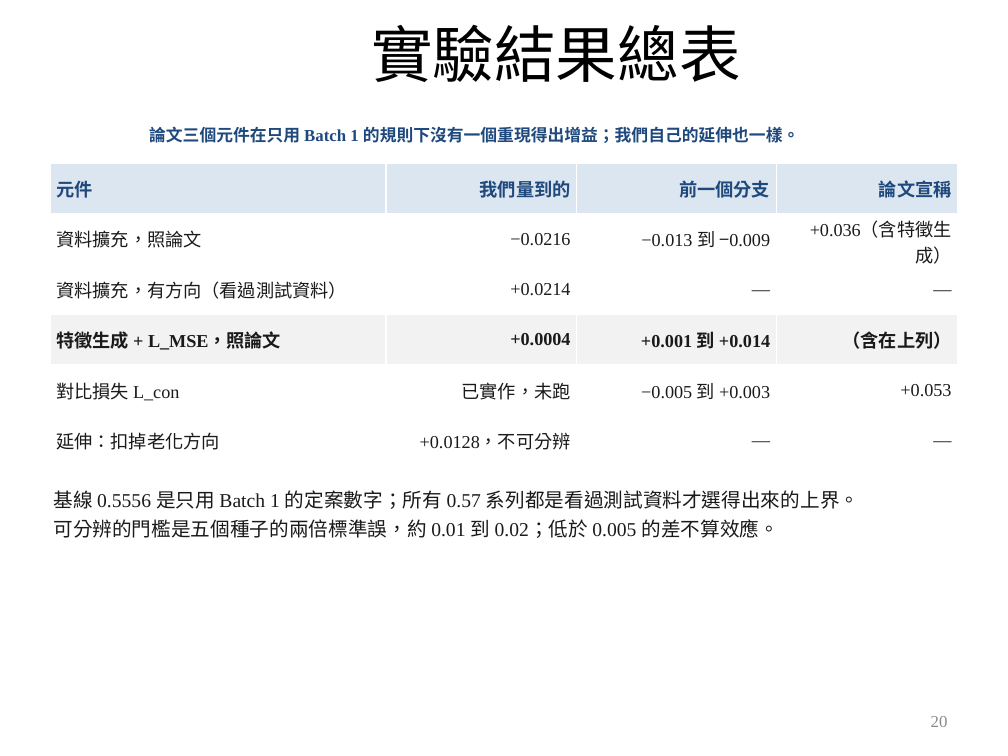
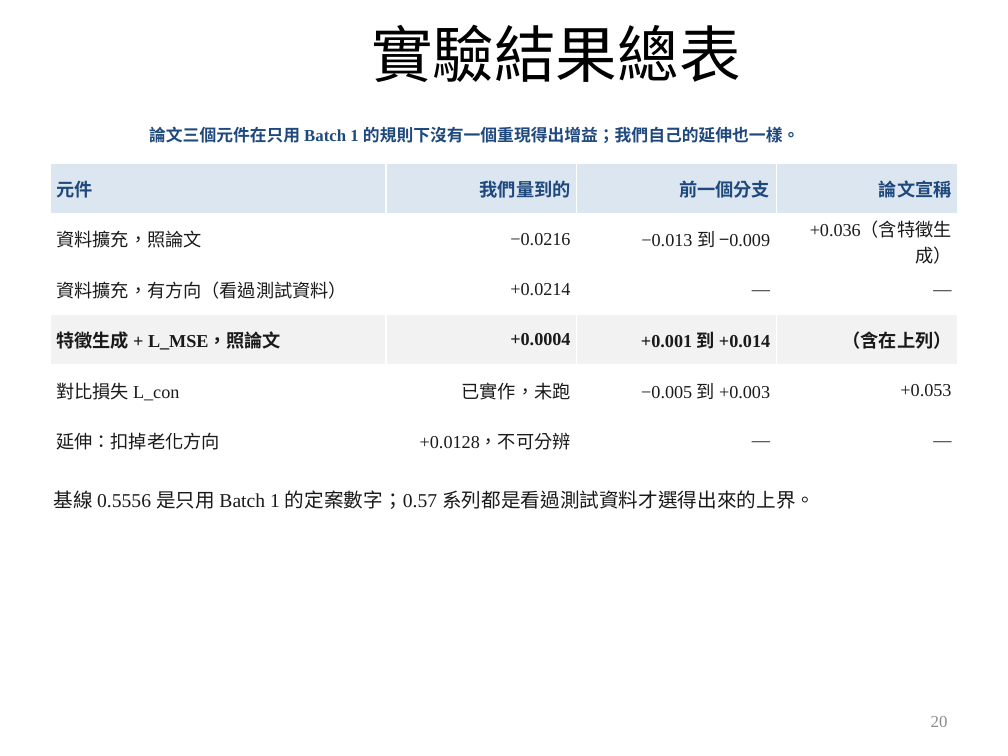
Before and after one commit to wintera1233/cdcnn, a slide deck: slide 20 of reports/09-22-merged.pptx. Drawn at 1008x756 pixels with LibreOffice and Linux fonts; fonts in the diff are those of the drawing; background and template pictures are left out. Boxes give left, top, right and bottom in pixels: in the first picture for what was removed or moved away, otherwise in the second. Text is boxed around its words. In the diff, an @@ line names an element or a change of style, - is before the commit and + after.

```diff
--- a/reports/09-22-merged.pptx
+++ b/reports/09-22-merged.pptx
@@ text at bbox=[53, 490, 815, 509]: text changed @@
-基線 0.5556 是只用 Batch 1 的定案數字；所有 0.57 系列都是看過測試資料才選得出來的上界。
-可分辨的門檻是五個種子的兩倍標準誤，約 0.01 到 0.02；低於 0.005 的差不算效應。
+基線 0.5556 是只用 Batch 1 的定案數字；0.57 系列都是看過測試資料才選得出來的上界。
```
Also in this commit, not shown: 10 other slides changed, 2 other files.
